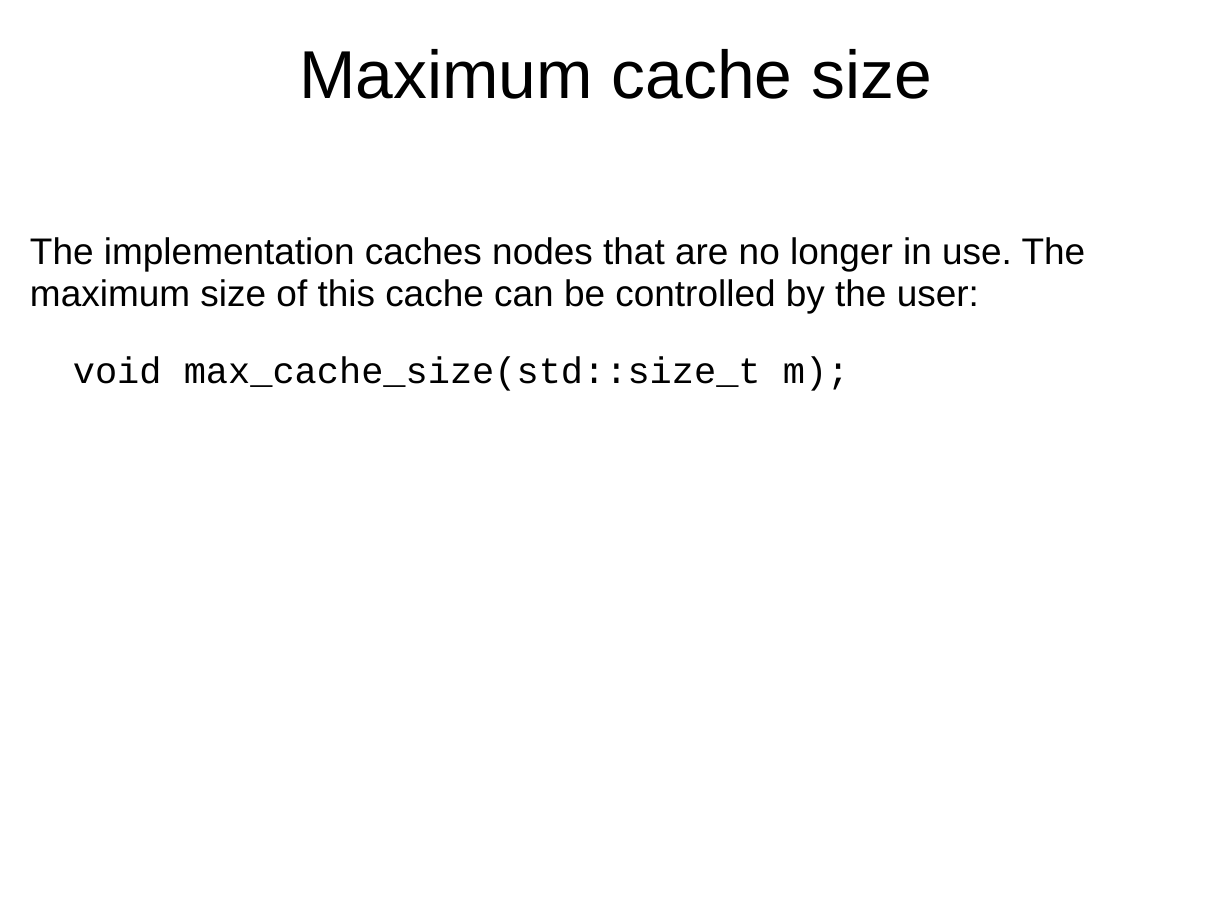
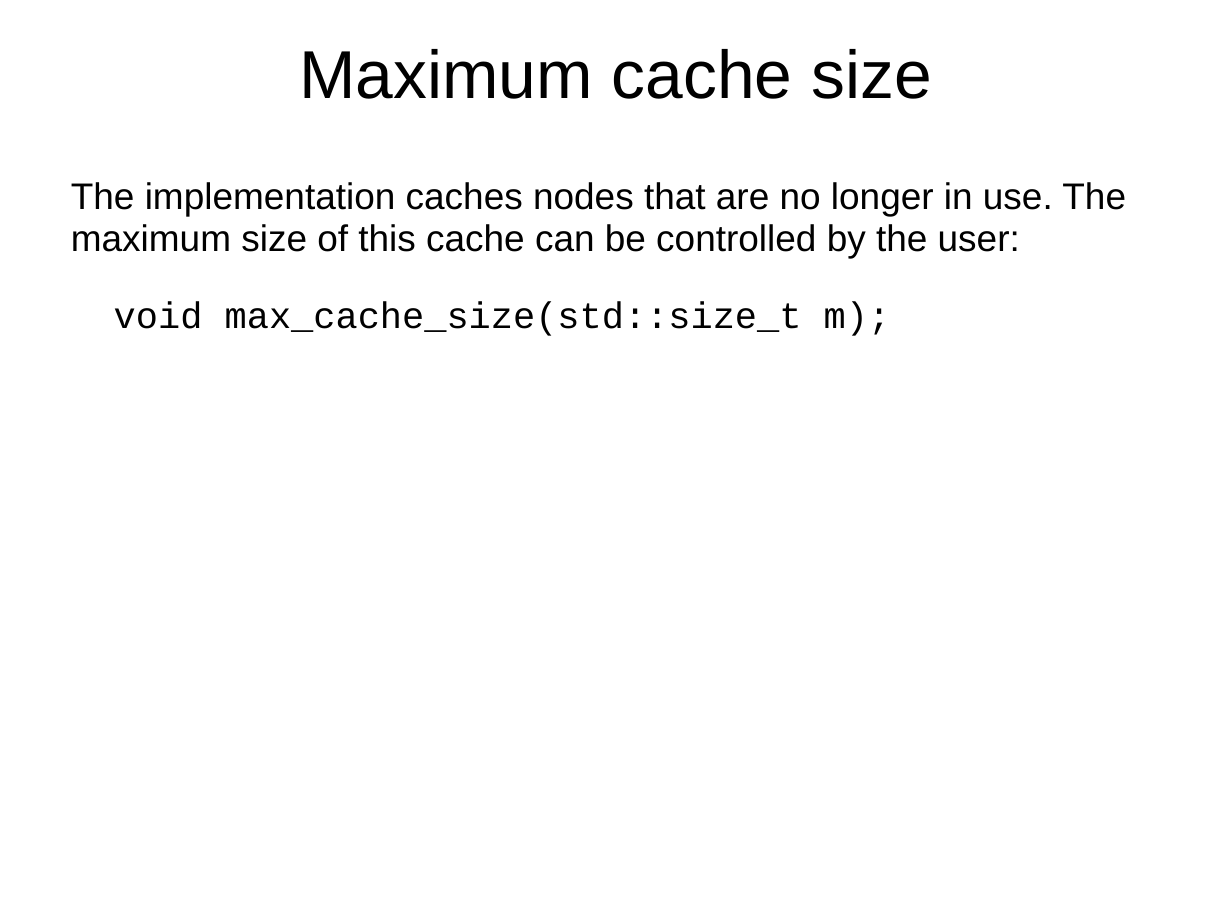
Before and after one commit to Beman/btree, a slide deck: slide 26 of libs/btree/doc/Proposed-B-tree-library.ppt. Drawn at 1232x924 pixels with LibreOffice and Linux fonts; fonts in the diff are those of the drawing; background and template pictures are left out. Boxes give left, top, right and bottom in pixels: in the first picture for what was removed or moved away, otherwise in the second. Text is boxed around its words. In the diff, an @@ line names an element or a change of style, - is before the commit and + after.

```diff
--- a/libs/btree/doc/Proposed-B-tree-library.ppt
+++ b/libs/btree/doc/Proposed-B-tree-library.ppt
@@ text "The implementation caches nodes that ...": place and size @@
-text "The implementation caches nodes that ..." at box(30, 237, 1086, 391)
+text "The implementation caches nodes that ..." at box(71, 182, 1126, 336)
```
Also in this commit, not shown: 8 other slides changed, 3 slides added, 1 slide removed, 1 other file.
